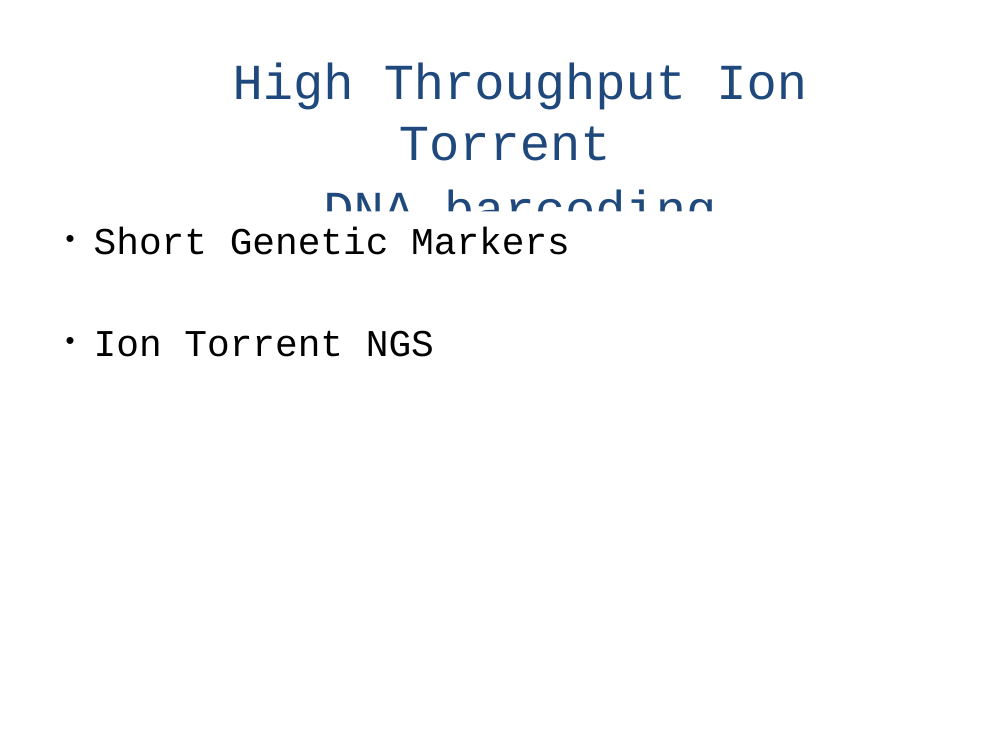
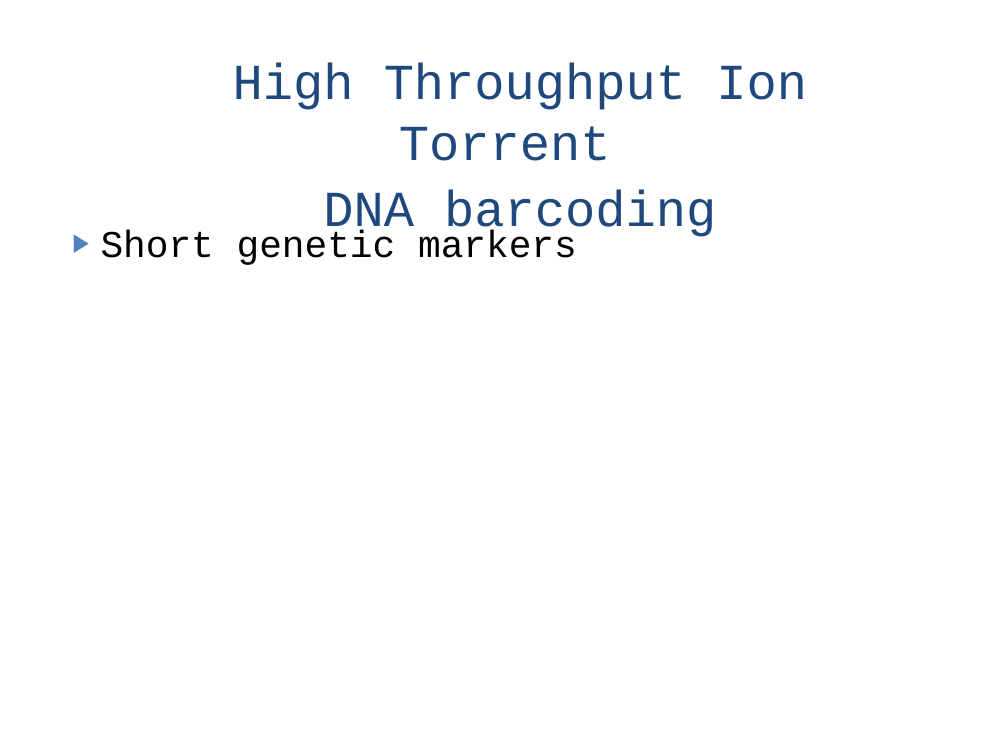
Before and after one commit to naturalis/HTS-barcode-checker, a slide deck: slide 4 of doc/Presentation.pptx. Drawn at 1008x756 pixels with LibreOffice and Linux fonts; fonts in the diff are those of the drawing. Boxes give left, top, right and bottom in pixels: in the first picture for what was removed or moved away, otherwise in the second. Text is boxed around its words. In the diff, an @@ line names an element or a change of style, - is before the commit and + after.

```diff
--- a/doc/Presentation.pptx
+++ b/doc/Presentation.pptx
@@ text at (x1=101, y1=230, x2=577, y2=265): text changed @@
-• Short Genetic Markers
-• Ion Torrent NGS
+▶ Short genetic markers
```
Also in this commit, not shown: 5 other slides changed, 1 slide added, 2 slides removed, 6 other files.
